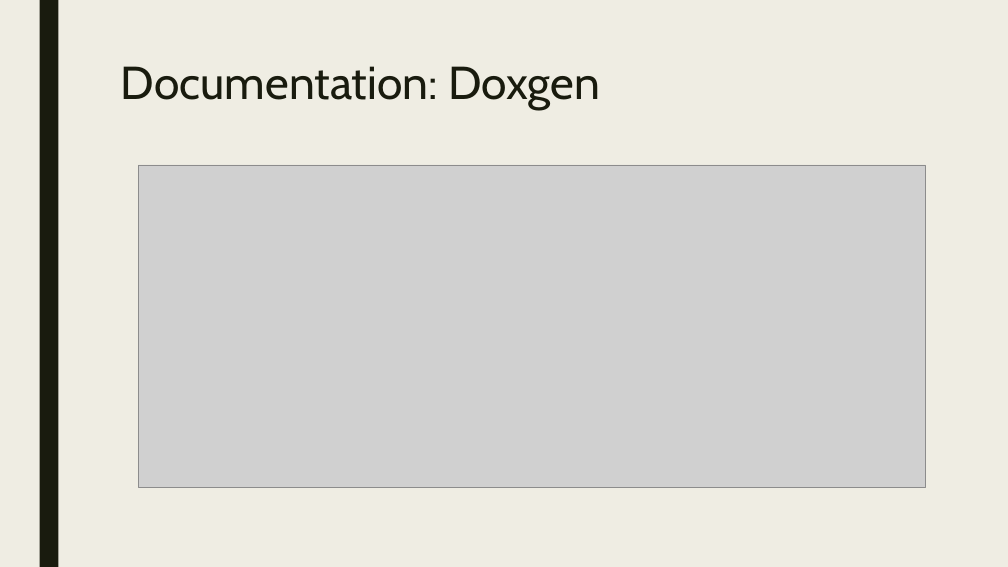
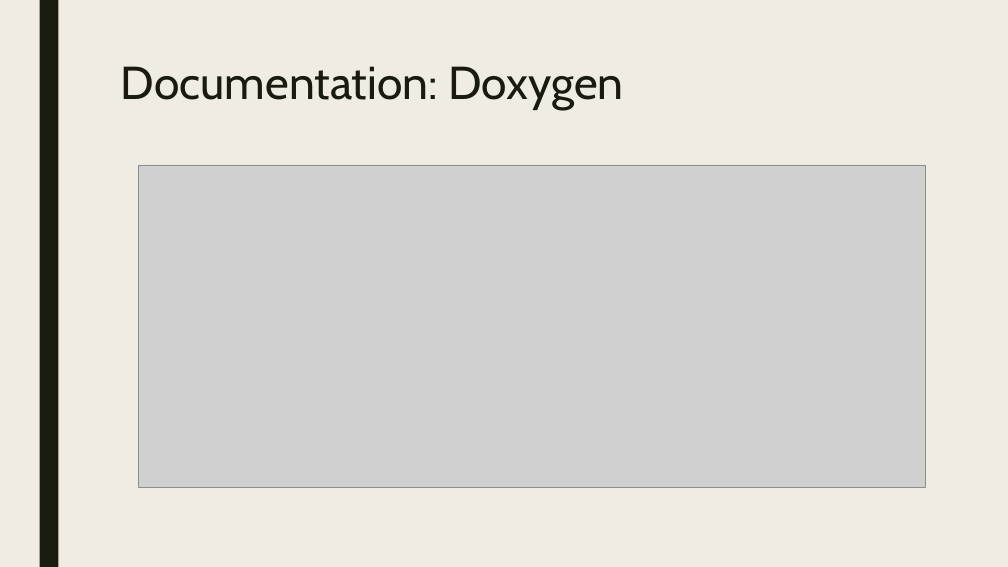
Before and after one commit to APC524/tsap, a slide deck: slide 6 of doc/presentation/pre.pptx. Drawn at 1008x567 pixels with LibreOffice and Linux fonts; fonts in the diff are those of the drawing; grey boxes stand for pictures. Boxes give left, top, right and bottom in pixels: in the first picture for what was removed or moved away, otherwise in the second. Text is boxed around its words. In the diff, an @@ line names an element or a change of style, - is before the commit and + after.

```diff
--- a/doc/presentation/pre.pptx
+++ b/doc/presentation/pre.pptx
@@ title at [121, 66, 623, 110]: text changed @@
-Documentation: Doxgen
+Documentation: Doxygen
```
Also in this commit, not shown: 2 other slides changed, 2 other files.
